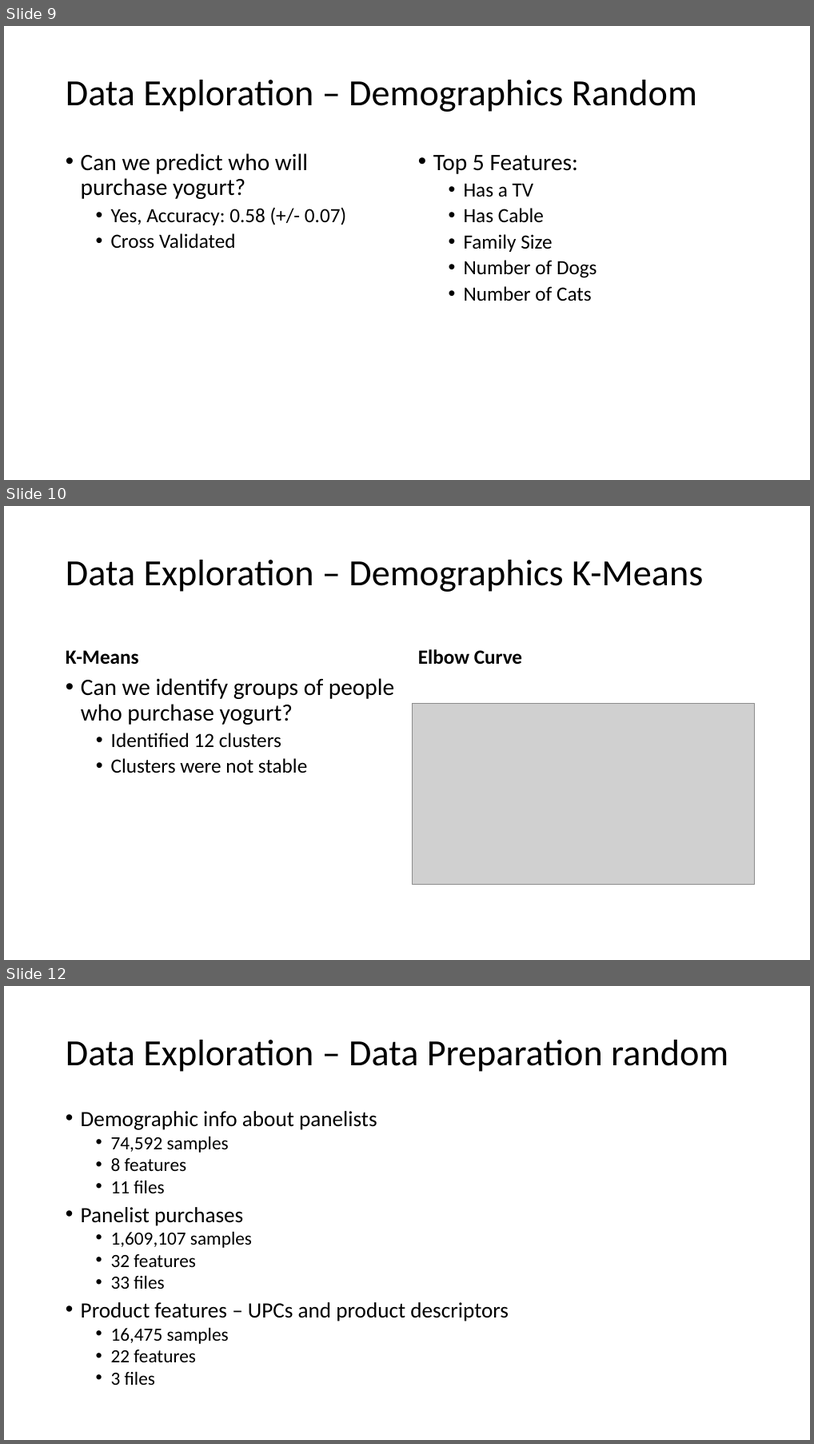
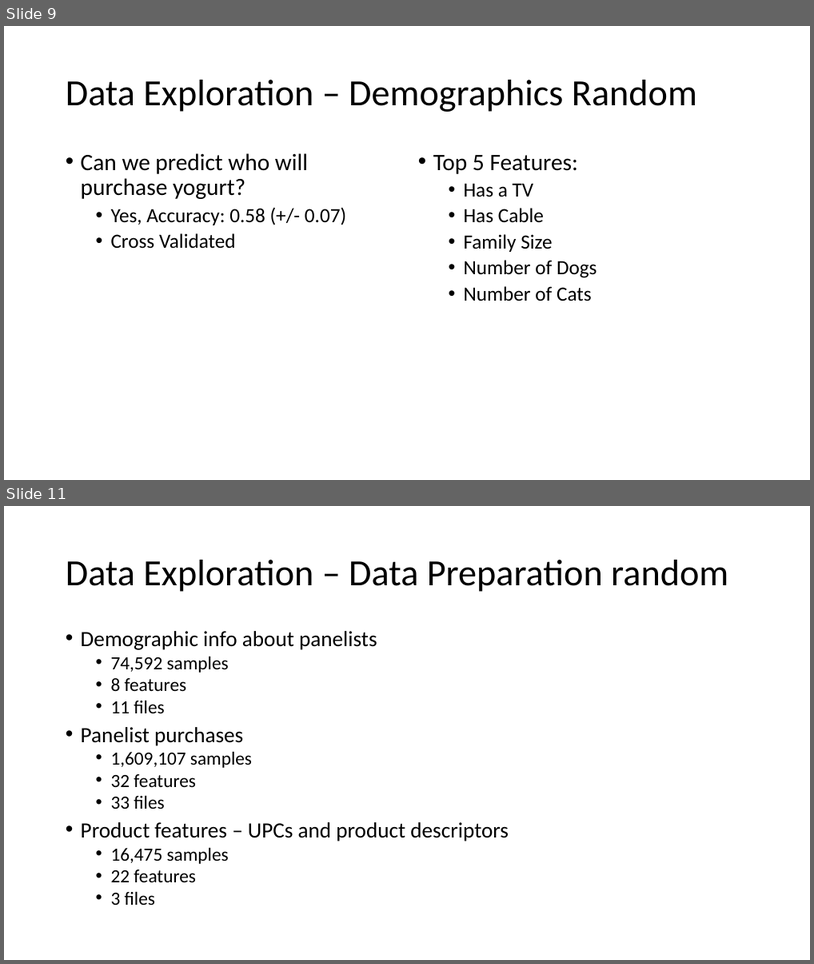
Before and after one commit to mGalarnyk/Machine_Learning_Froyo, a slide deck: Current_Powerpoint/Froyo_v2.pptx. Shown one above the other, each under a label of ours: slides 9, 10 and 12 before the commit, slides 9 and 11 after it; the slides between them are not shown. The pictures are 814x1444 and 814x964 pixels, drawn with LibreOffice and Linux fonts; fonts in the diff are those of the drawing; grey boxes stand for pictures. Boxes give left, top, right and bottom in pixels: in the first picture for what was removed or moved away, otherwise in the second. Text is boxed around its words. In the diff, an @@ line names an element or a change of style, - is before the commit and + after.

```diff
--- a/Current_Powerpoint/Froyo_v2.pptx
+++ b/Current_Powerpoint/Froyo_v2.pptx
@@ slide 10 removed at [4,506,810,960], background #FFFFFF @@
@@ title removed at [66,560,703,592] @@
-Data Exploration – Demographics K-Means
@@ text removed at [418,649,522,664] @@
-Elbow Curve
@@ text removed at [66,650,139,664] @@
-K-Means
@@ text removed at [81,678,394,773] @@
-• Can we identify groups of people who purchase yogurt?
-  • Identified 12 clusters
-  • Clusters were not stable
@@ picture removed at [412,704,755,884] @@
@@ what was slide 12 is now slide 11 @@
```
Also in this commit, not shown: 2 slides changed, 1 other file.
